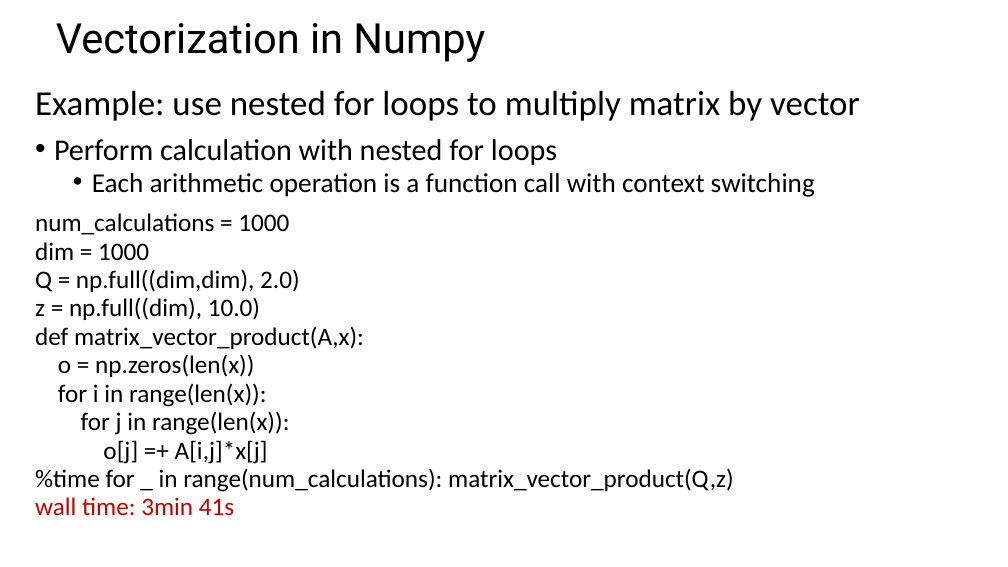
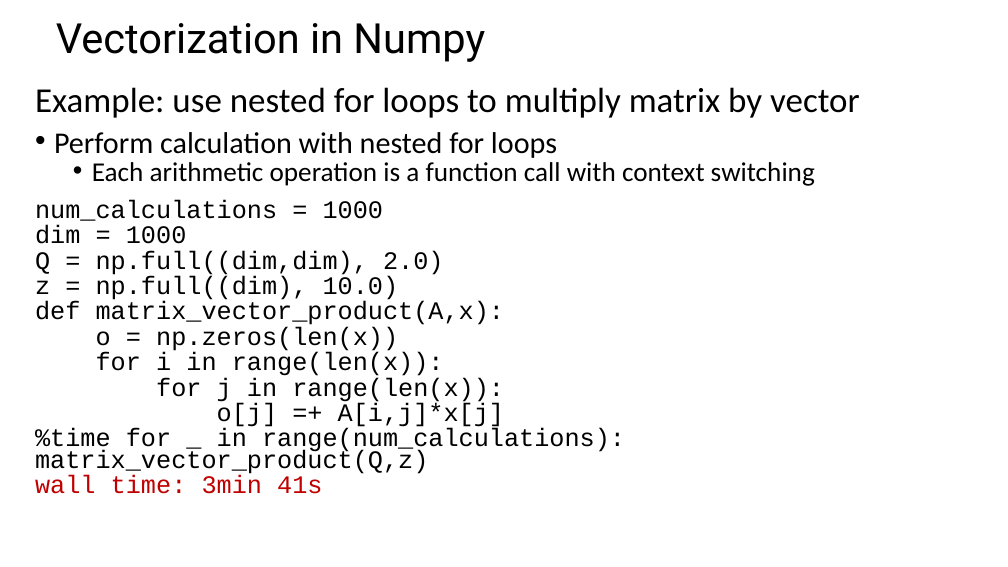
Before and after one commit to StephenElston/CSCI-E-108, a slide deck: slide 33 of SupplementaryMaterials/ReviewOfLinearAlgebra.pptx. Drawn at 1008x567 pixels with LibreOffice and Linux fonts; fonts in the diff are those of the drawing. Boxes give left, top, right and bottom in pixels: in the first picture for what was removed or moved away, otherwise in the second. Text is boxed around its words. In the diff, an @@ line names an element or a change of style, - is before the commit and + after.

Commit message:
Improved formatting and corrected typo in linear algebra review slides

```diff
--- a/SupplementaryMaterials/ReviewOfLinearAlgebra.pptx
+++ b/SupplementaryMaterials/ReviewOfLinearAlgebra.pptx
@@ text "Example: use nested for loops ..." at [35,87,860,494]: font Calibri to Courier New in "num_calculations = 1000", "dim = 1000", "Q = np.full((dim,dim), 2.0)", "z = np.full((dim), 10.0)" and 7 more places; line spacing 0.8 to 0.7 @@
```
